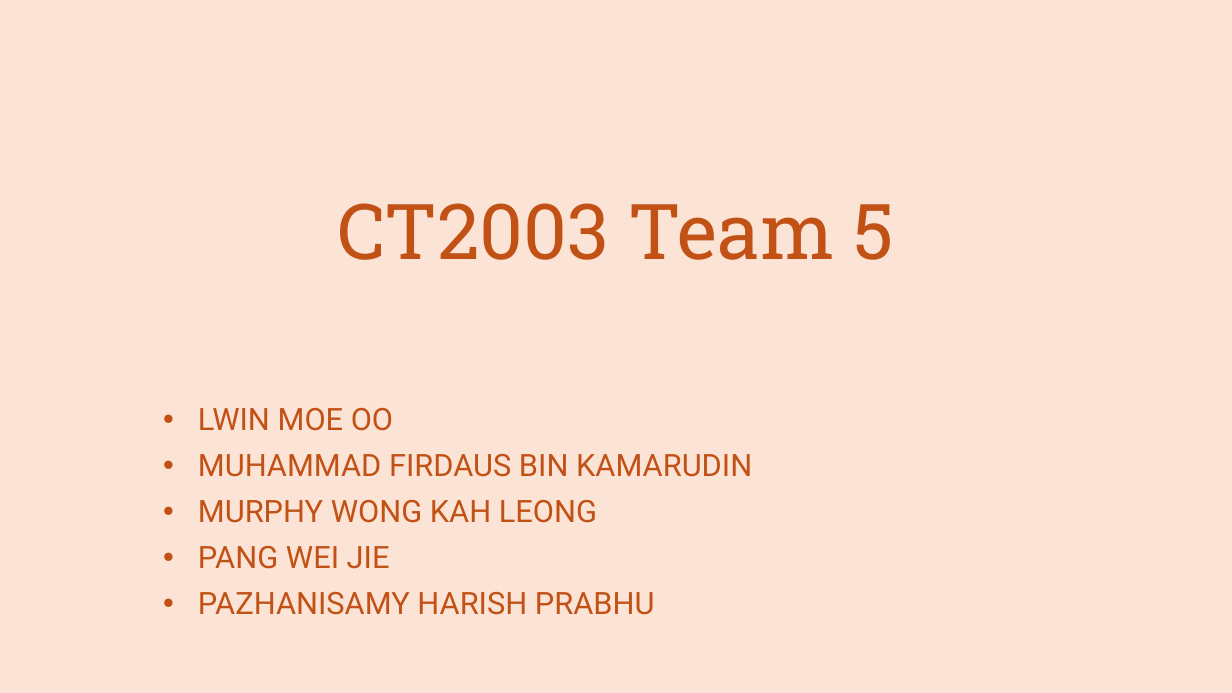
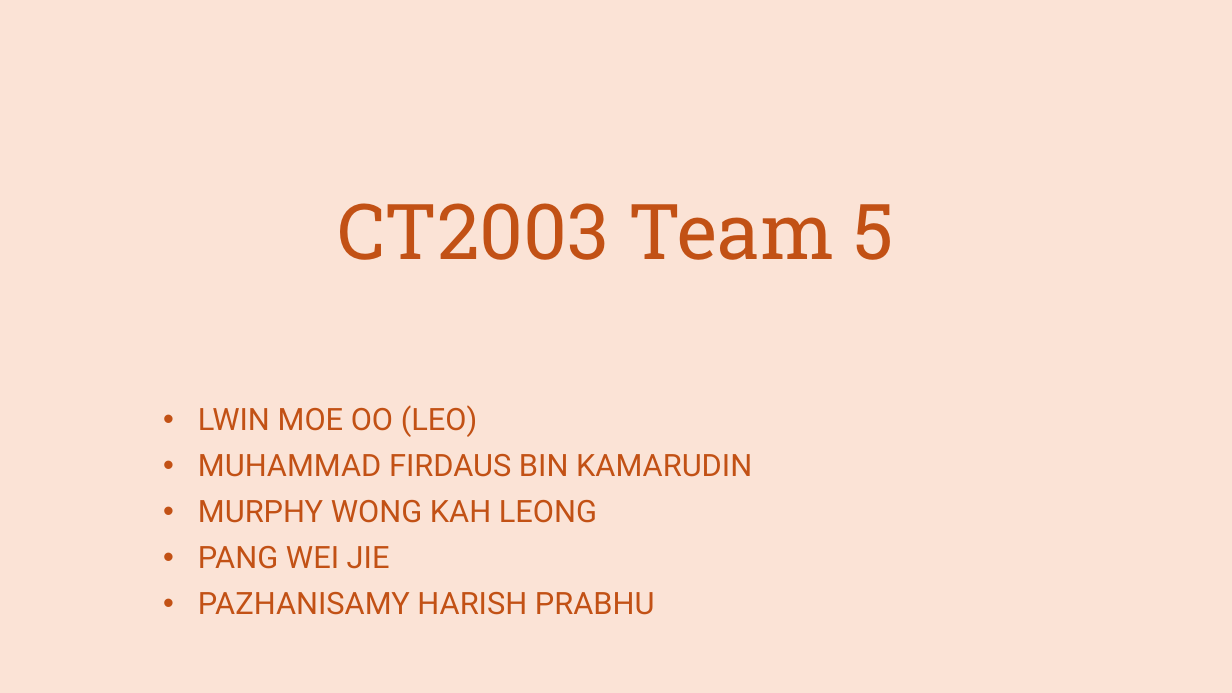
Before and after one commit to LeoTan123/NTU-CT2003-Assignment, a slide deck: slide 1 of Documentation/Slides/CT2003 Team 5 Slides.pptx. Drawn at 1232x693 pixels with LibreOffice and Linux fonts; fonts in the diff are those of the drawing. Boxes give left, top, right and bottom in pixels: in the first picture for what was removed or moved away, otherwise in the second. Text is boxed around its words. In the diff, an @@ line names an element or a change of style, - is before the commit and + after.

```diff
--- a/Documentation/Slides/CT2003 Team 5 Slides.pptx
+++ b/Documentation/Slides/CT2003 Team 5 Slides.pptx
@@ subtitle at box(198, 405, 478, 437): text changed @@
-• LWIN MOE OO
+• LWIN MOE OO (LEO)
```
Also in this commit, not shown: 4 other slides changed, 1 slide added, 5 other files.
